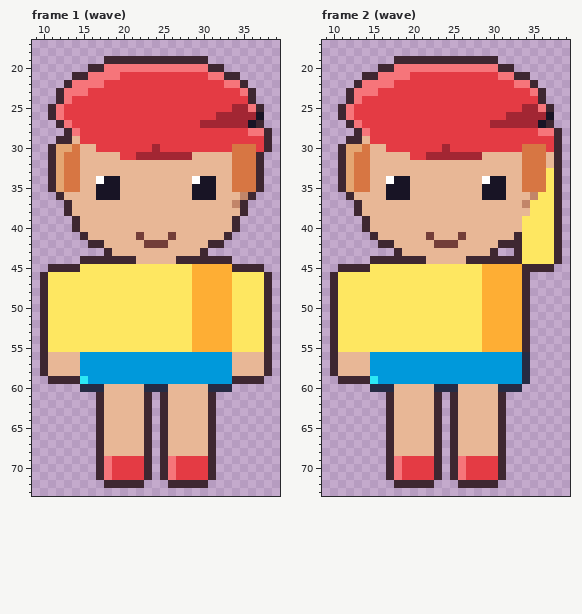
Edited in one commit: pixel-art file (art/depths/kid@88.aseprite). The picture above was drawn from the file before the commit.
49x74 pixels, 5 frames. Shown: frame 1 (wave): x 9..39, y 17..73; frame 2 (wave): x 9..39, y 17..73. The commit also changed other frames, which this record leaves out.
After:
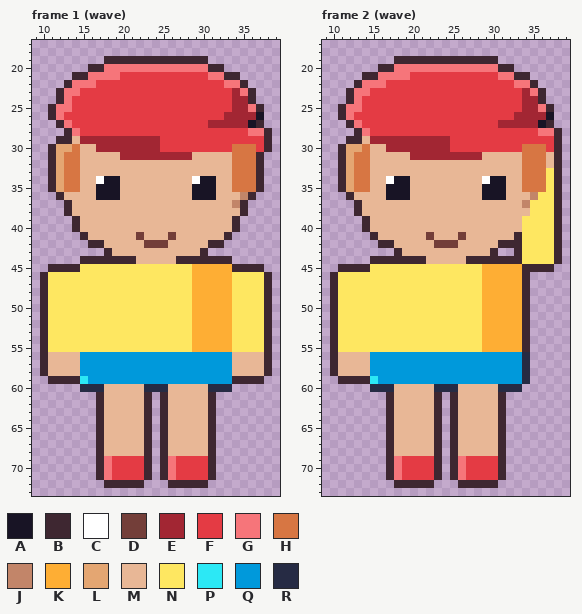
Palette (. is transparent): A #181425  B #3e2731  C #ffffff  D #733e39  E #a22633  F #e43b44  G #f6757a  H #d77643  J #c28569  K #feae34  L #e4a672  M #e8b796  N #fee761  P #2ce8f5  Q #0099db  R #262b44
The edit:
Frame 1 (wave):
The author changed colour F to colour E in row 23 at x 34; in row 24 at x 34 to 35; in row 29 at x 15 to 24; in row 30 at x 17 to 23; in row 31 at x 20 to 21.
The author changed colour E to colour F in row 26 at x 32; in row 27 at x 30.
The author changed colour G to colour F in row 22 at x 17; in row 23 at x 15.
The author changed colour F to colour G in row 25 at x 13.
Frame 2 (wave): the same change as frame 1 (wave)
